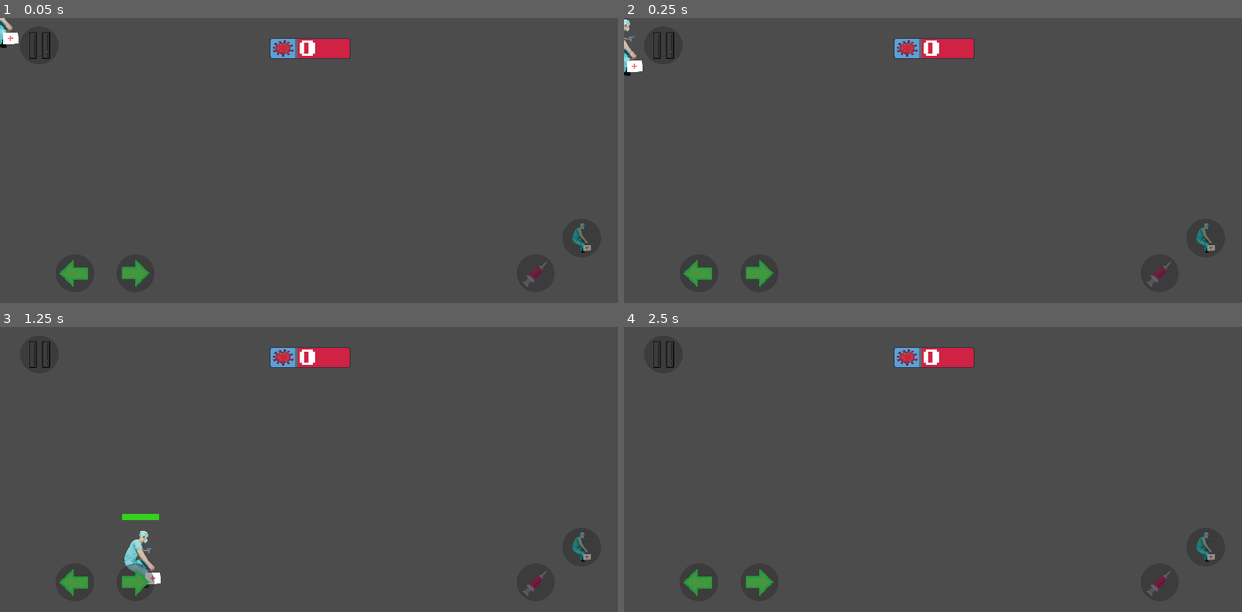
Above: before the commit, frames 1-4 (two rows, left to right).
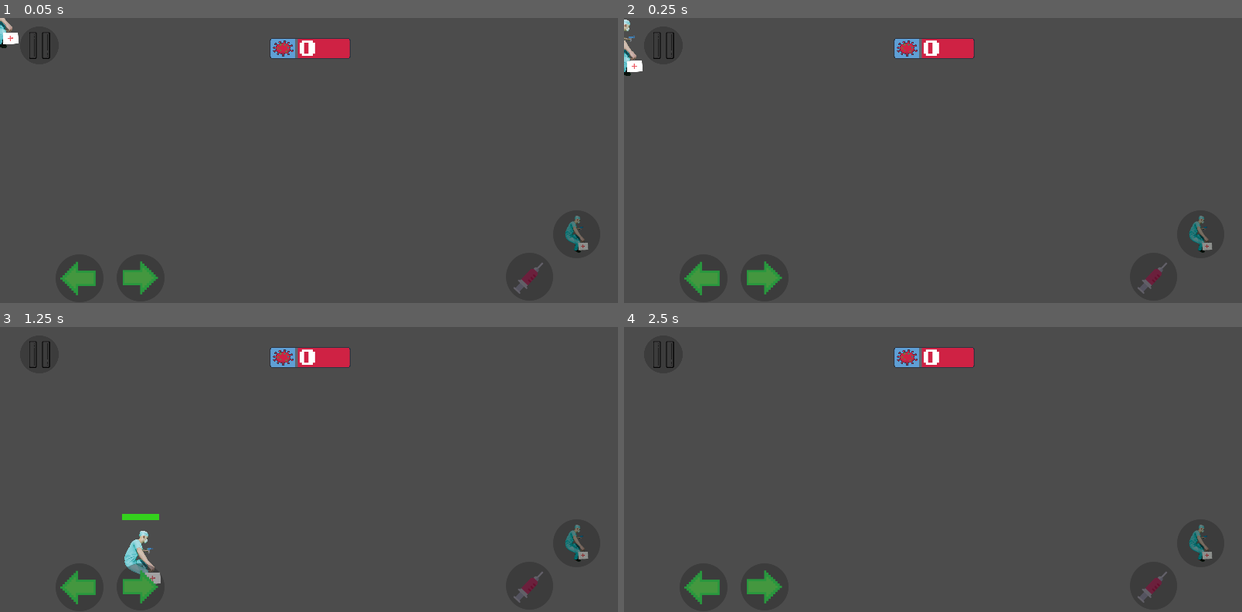
Above: after the commit, the same moments.

Repository: BigNeuronCorp/Hack2021
Game: Godot game, scene res://Character/Player.tscn
The game is run twice, just before and just after one commit, with the same random seed, the same clock (stepped at 60 frames per second) and the same inputs. This scene is started directly instead of the project's main scene.
Inputs:
- Up to frame 1 (0.05 s): no input
- Up to frame 2 (0.25 s): no input
- Up to frame 3 (1.25 s): hold Right (ui_right) from 0.53 s (still down); tap Space (ui_select) at 0.77 s
- Up to frame 4 (2.5 s): tap Space (ui_select) at 1.52 s; tap Enter at 2 s; release Right (ui_right) at 2.03 s; hold Left (ui_left) from 2.03 s (still down)

The runs differ from the first frame. In frame 1, 1.0% of the frame differs, in the area x 9-96%, y 69-98%; in frame 2, 1.0%; in frame 3, 1.0%; in frame 4, 1.0%.

Commit message:
Last... Last... Last one

Diff:
--- a/Stages/Stage_1.gd
+++ b/Stages/Stage_1.gd
@@ -18,3 +18,8 @@
 	score_value = 0
 	#if enemy.get("life") <= 0:
 	#	pass
+
+
+func _on_Area2D_body_entered(body):
+	if body.name == "Player":
+		get_tree().change_scene("res://ui/credits.tscn")
--- a/Stages/Stage_1.tscn
+++ b/Stages/Stage_1.tscn
@@ -7,6 +7,7 @@
 [ext_resource path="res://enemies/dummy.tscn" type="PackedScene" id=5]
 [ext_resource path="res://powerup/PowerUp.tscn" type="PackedScene" id=6]
 [ext_resource path="res://Stages/Stage_1.gd" type="Script" id=7]
+[ext_resource path="res://Stages/finish.tscn" type="PackedScene" id=8]
 
 [sub_resource type="RectangleShape2D" id=1]
 extents = Vector2( 200, 2400 )
@@ -32,9 +33,9 @@
 scale = Vector2( 0.25, 0.25 )
 texture = ExtResource( 4 )
 
-[node name="StaticBody2D" type="StaticBody2D" parent="casa1"]
-
-[node name="CollisionShape2D" type="CollisionShape2D" parent="casa1/StaticBody2D"]
+[node name="Area2D" type="Area2D" parent="casa1"]
+
+[node name="CollisionShape2D" type="CollisionShape2D" parent="casa1/Area2D"]
 position = Vector2( 599.996, -1700 )
 shape = SubResource( 1 )
 
@@ -216,3 +217,6 @@
 
 [node name="Score_count" type="Node2D" parent="."]
 visible = false
+
+[node name="finish" parent="." instance=ExtResource( 8 )]
+[connection signal="body_entered" from="casa1/Area2D" to="." method="_on_Area2D_body_entered"]
--- /dev/null
+++ b/Stages/finish.tscn
@@ -0,0 +1,13 @@
+[gd_scene load_steps=3 format=2]
+
+[ext_resource path="res://Area2D.gd" type="Script" id=1]
+
+[sub_resource type="RectangleShape2D" id=1]
+extents = Vector2( 40, 100 )
+
+[node name="Area2D" type="Area2D"]
+script = ExtResource( 1 )
+
+[node name="CollisionShape2D" type="CollisionShape2D" parent="."]
+shape = SubResource( 1 )
+[connection signal="area_entered" from="." to="." method="_on_Area2D_area_entered"]
--- a/TitleScr/TitleScreen.gd
+++ b/TitleScr/TitleScreen.gd
@@ -1,4 +1,6 @@
 extends Node
+
+
 
 
 
--- /dev/null
+++ b/finish.gd
@@ -0,0 +1,4 @@
+extends Node2D
+
+
+f
--- a/ui/playing_ui.gd
+++ b/ui/playing_ui.gd
@@ -1,30 +1,29 @@
 extends Node2D
 
 func _on_right_pressed():
-	Input.is_action_just_pressed("ui_right")
+	Input.action_press("ui_right")
 func _on_right_released():
-	Input.action_just_release("ui_right")
+	Input.action_release("ui_right")
 
 
 func _on_left_pressed():
-	Input.action_just_press("ui_left")
+	Input.action_press("ui_left")
 func _on_left_released():
-	Input.action_just_release("ui_left")
+	Input.action_release("ui_left")
 
 
-func _on_jump_just_pressed():
+func _on_jump_pressed():
 	Input.action_press("ui_select")
-func _on_jump_just_released():
+func _on_jump_released():
 	Input.action_release("ui_select")
 
 
-func _on_shoot_just_pressed():
+func _on_shoot_pressed():
 	Input.action_press("ui_focus_next")
-func _on_shoot_just_released():
+func _on_shoot_released():
 	Input.action_release("ui_focus_next")
 
-
-func _on_pause_just_pressed():
+func _on_pause_pressed():
 	Input.action_press("ui_cancel")
-func _on_pause_just_released():
+func _on_pause_released():
 	Input.action_release("ui_cancel")
--- a/ui/playing_ui.tscn
+++ b/ui/playing_ui.tscn
@@ -9,29 +9,34 @@
 [ext_resource path="res://ui/scoreboard.tscn" type="PackedScene" id=7]
 
 [node name="Node2D" type="Node2D"]
-position = Vector2( 432.488, 902.352 )
+position = Vector2( 512.488, 901.352 )
 script = ExtResource( 2 )
-__meta__ = {
-"_edit_group_": true
-}
 
 [node name="CanvasLayer" type="CanvasLayer" parent="."]
 
 [node name="right" type="TouchScreenButton" parent="."]
-position = Vector2( -32.488, 17.6482 )
+position = Vector2( -32.488, 16 )
+scale = Vector2( 1.25, 1.25 )
 normal = ExtResource( 6 )
+passby_press = true
 
 [node name="left" type="TouchScreenButton" parent="."]
-position = Vector2( -272.488, 17.6482 )
+position = Vector2( -272.488, 16 )
+scale = Vector2( 1.26, 1.26 )
 normal = ExtResource( 5 )
+passby_press = true
 
 [node name="jump" type="TouchScreenButton" parent="."]
-position = Vector2( 1727.51, -122.352 )
+position = Vector2( 1688.83, -155.988 )
+scale = Vector2( 1.25, 1.25 )
 normal = ExtResource( 3 )
+passby_press = true
 
 [node name="shoot" type="TouchScreenButton" parent="."]
-position = Vector2( 1547.51, 17.6482 )
+position = Vector2( 1503.78, 10.921 )
+scale = Vector2( 1.25, 1.25 )
 normal = ExtResource( 1 )
+passby_press = true
 
 [node name="pause" type="TouchScreenButton" parent="."]
 position = Vector2( -412.488, -882.352 )
Not shown: 1 places in Stages/Stage_1.tscn that only renumber resources
